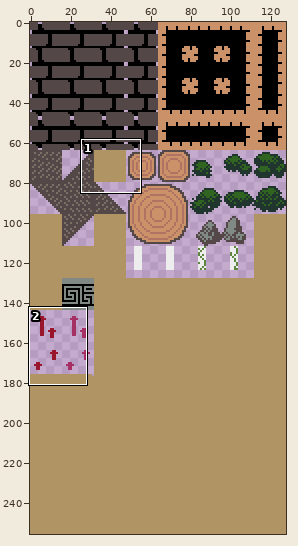
Two versions of one sprite sheet, assets/sprites/atlases/solids.png. Above: a wide view before the commit, with the close-up outlined.
Close-up. Before:
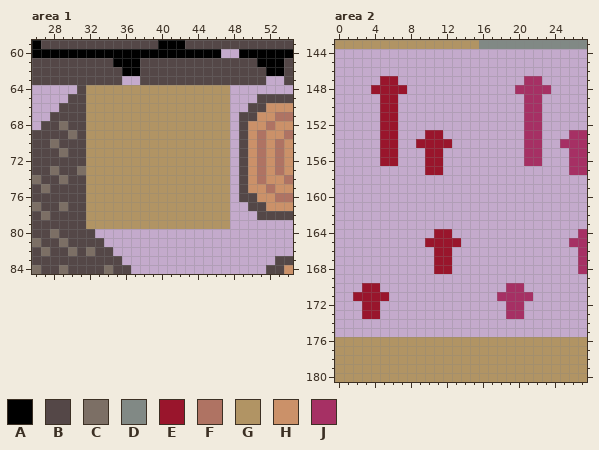
The file is 128x256 pixels. Shown: area 1: x 26..54, y 59..84; area 2: x 0..27, y 143..180.
Palette (. is transparent): A #000000  B #544747  C #7c6f65  D #818985  E #99152c  F #af7363  G #b19464  H #cb9169  J #a63064
Pixels before, area 1, first column x 26:
59 ABBBBBBBBBBBBBAAABBBBBBBBBBBB
60 AAAAAAAAAAAAAAAAAAAAA..AAAAAA
61 BBBBBBBBBAAABBBBBBBBBBBBBAAAB
62 BBBBBBBBBBAABBBBBBBBBBBBBBAAB
63 BBBBBBBBBB..BBBBBBBBBBBBBB..B
64 .....BGGGGGGGGGGGGGGGG.......
65 ....BBGGGGGGGGGGGGGGGG...BBBB
66 ...BBBGGGGGGGGGGGGGGGG..BBHHH
67 ..BBBBGGGGGGGGGGGGGGGG.BBHHFF
68 .BBCBBGGGGGGGGGGGGGGGG.BHHFHH
69 BBBBCBGGGGGGGGGGGGGGGG.BHFHHF
70 BBCBBBGGGGGGGGGGGGGGGG.BHFHFH
71 BBBCBBGGGGGGGGGGGGGGGG.BHFHFH
72 BBBBBBGGGGGGGGGGGGGGGG.BHFHFH
73 BBCBBCGGGGGGGGGGGGGGGG.BHFHFH
74 CBBCBBGGGGGGGGGGGGGGGG.BHFHHF
75 BCBBBBGGGGGGGGGGGGGGGG.BHHFHH
76 BBBBBBGGGGGGGGGGGGGGGG.BBHHFF
77 CBBCBBGGGGGGGGGGGGGGGG..BBHHH
78 BCBBBBGGGGGGGGGGGGGGGG...BBBB
79 BBBBBBGGGGGGGGGGGGGGGG.......
80 BBCBBBB......................
81 CBBCBBBB.....................
82 BCBBCBCBB....................
83 BBBBBBBBBB.................BB
84 CBBCBBBBCBB...............BBH
Pixels before, area 2, first column x 0:
143 GGGGGGGGGGGGGGGGDDDDDDDDDDDD
144 ............................
145 ............................
146 ............................
147 .....EE..............JJ.....
148 ....EEEE............JJJJ....
149 .....EE..............JJ.....
150 .....EE..............JJ.....
151 .....EE..............JJ.....
152 .....EE..............JJ.....
153 .....EE...EE.........JJ...JJ
154 .....EE..EEEE........JJ..JJJ
155 .....EE...EE.........JJ...JJ
156 .....EE...EE.........JJ...JJ
157 ..........EE..............JJ
158 ............................
159 ............................
160 ............................
161 ............................
162 ............................
163 ............................
164 ...........EE..............J
165 ..........EEEE............JJ
166 ...........EE..............J
167 ...........EE..............J
168 ...........EE..............J
169 ............................
170 ...EE..............JJ.......
171 ..EEEE............JJJJ......
172 ...EE..............JJ.......
173 ...EE..............JJ.......
174 ............................
175 ............................
176 GGGGGGGGGGGGGGGGGGGGGGGGGGGG
177 GGGGGGGGGGGGGGGGGGGGGGGGGGGG
178 GGGGGGGGGGGGGGGGGGGGGGGGGGGG
179 GGGGGGGGGGGGGGGGGGGGGGGGGGGG
180 GGGGGGGGGGGGGGGGGGGGGGGGGGGG
New version:
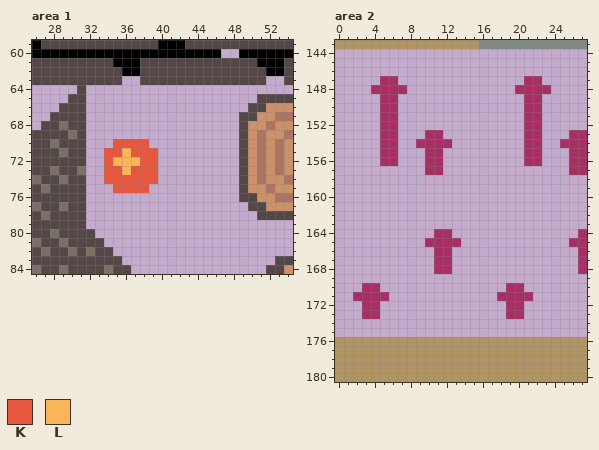
Colours new in this view: K #e7573e  L #fbb559
Diff:
Area 1:
The edit turns colour G into colour K in row 70 at x 35 to 38; in row 71 at x 34 to 35 and 37 to 39; in row 72 at x 34 and 38 to 39; in row 73 at x 34 to 35 and 37 to 39; in row 74 at x 34 to 39; in row 75 at x 35 to 38.
The edit turns colour G into colour L in row 71 at x 36; in row 72 at x 35 to 37; in row 73 at x 36.
The edit erases colour G in rows 64 to 69 at x 32 to 47; in row 70 at x 32 to 34 and 39 to 47; in rows 71 to 74 at x 32 to 33 and 40 to 47; in row 75 at x 32 to 34 and 39 to 47; in rows 76 to 79 at x 32 to 47.
Area 2:
The edit turns colour E into colour J in row 147 at x 5 to 6; in row 148 at x 4 to 7; in rows 149 to 152 at x 5 to 6; in row 153 at x 5 to 6 and 10 to 11; in row 154 at x 5 to 6 and 9 to 12; in rows 155 to 156 at x 5 to 6 and 10 to 11.
The edit turns colour E into colour J in row 157 at x 10 to 11; in row 164 at x 11 to 12; in row 165 at x 10 to 13; in rows 166 to 168 at x 11 to 12; in row 170 at x 3 to 4; in row 171 at x 2 to 5.
The edit turns colour E into colour J in rows 172 to 173 at x 3 to 4.
Boxes around the changes in both close-ups, in picture pixels (x1, y1, x2, y2):
changed: (86, 85, 230, 229)
changed: (371, 76, 452, 175)
changed: (425, 229, 461, 274)
changed: (353, 283, 389, 319)
